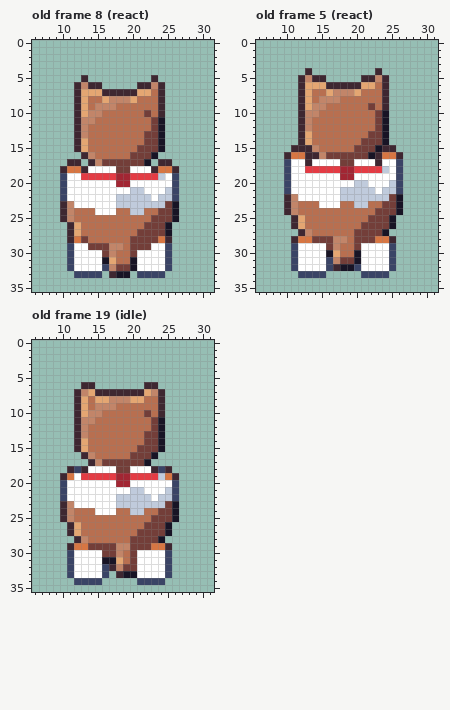
Two states of a pixel-art file, art/minis/dog-archie@75.aseprite. This is how it looked before the edit.
36x36 pixels, 24 frames. Shown: old frame 8 (react): x 6..31, y 0..35; old frame 5 (react): x 6..31, y 0..35; old frame 19 (idle): x 6..31, y 0..35. The commit also changed other frames, which this record leaves out.
Once edited:
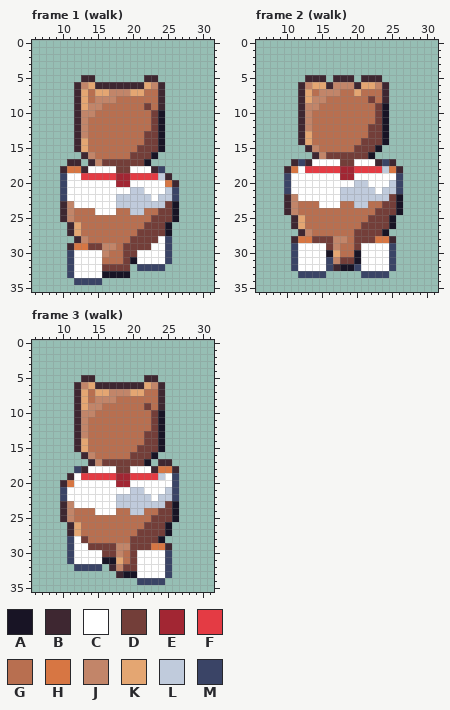
Palette (. is transparent): A #181425  B #3e2731  C #ffffff  D #733e39  E #a22633  F #e43b44  G #b86f50  H #d77643  J #c28569  K #e4a672  L #c0cbdc  M #3a4466
A new or re-ordered frame is compared with the old frame closest to it.
Change:
frames re-ordered
Changed rows in their new state; - is an unchanged pixel.
Frame 1 (walk) against old frame 8 (react):
first column x 13:
 5 -B-------B--
 6 -K-BBBBB-K--
 7 -G-KJJJK-G--
 8 --JJ-GGG----
 9 -J-GG----D--
10 J-G------GDA
11 -G----------
first column x 24:
17 ..-
18 M..
19 -B.
20 -HB
first column x 11:
28 .BJ----------CM
29 BHH--J-GD------
30 -----JG-D------
31 -----GG-D------
32 -----DD--.MMMM.
33 MCCCCAA---....-
34 -MMMM----------
Frame 2 (walk) against old frame 5 (react):
first column x 10:
 4 ---.---------.---
 5 --.B---BBB---B.--
 6 ---J---JJJ---J---
 7 -----JJ-GG-------
 8 ----J-GG----D----
 9 ---J-G------GDA--
10 ----G------------
12 ------------D----
15 -..-----------..-
16 ....---------....
17 .BM-----------MB.
18 BH-------------HB
Frame 3 (walk) against old frame 19 (idle):
first column x 12:
 5 -BB-------BB-
 6 BJKBBBBBBBKJB
 7 -KGKKJJJKKGG-
 8 ---JJ-GGGG---
 9 --J-GG----D--
10 -J-G------GDA
11 --G----------
first column x 10:
17 --------------BB-
18 -.------------HHB
19 .B-------------CM
20 BH---------------
first column x 11:
28 MCD---
29 MCC---
32 .MMMM.
33 ......
34 -....-
Changed places in both pictures, as pixel boxes (x1, y1, x2, y2):
changed: (81, 75, 165, 124)
changed: (158, 159, 179, 187)
changed: (67, 236, 172, 285)
changed: (284, 68, 403, 173)
changed: (74, 375, 165, 424)
changed: (158, 459, 179, 480)
changed: (60, 466, 74, 487)
changed: (67, 536, 109, 585)
